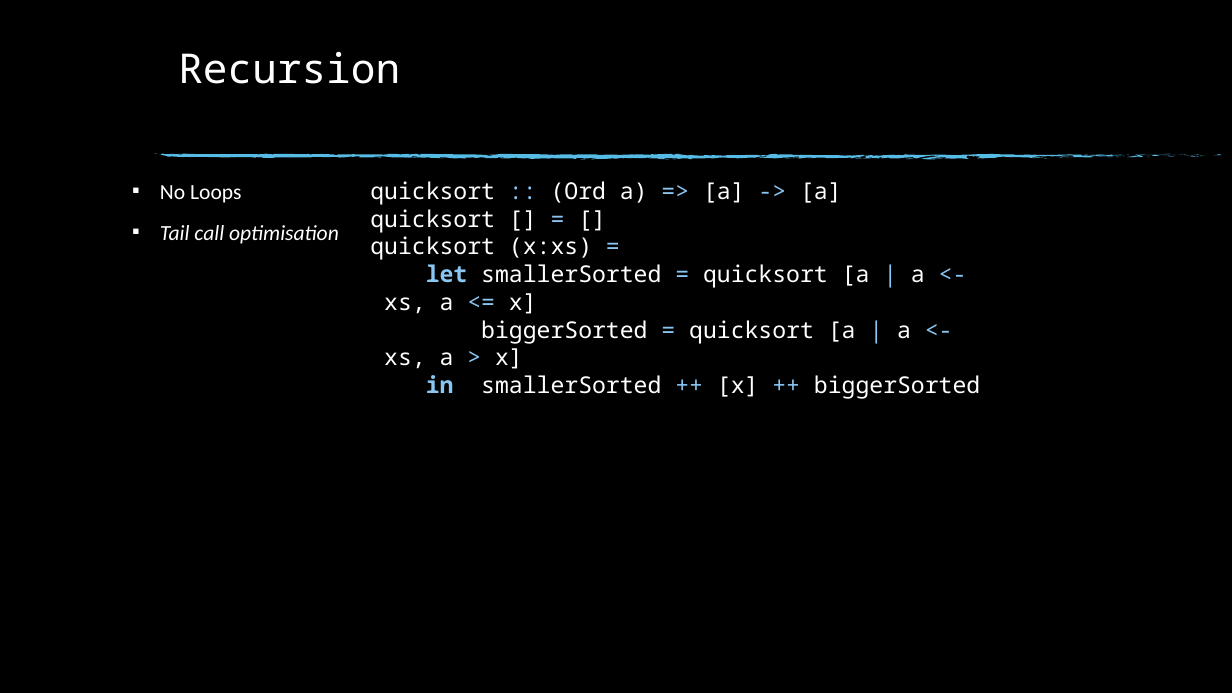
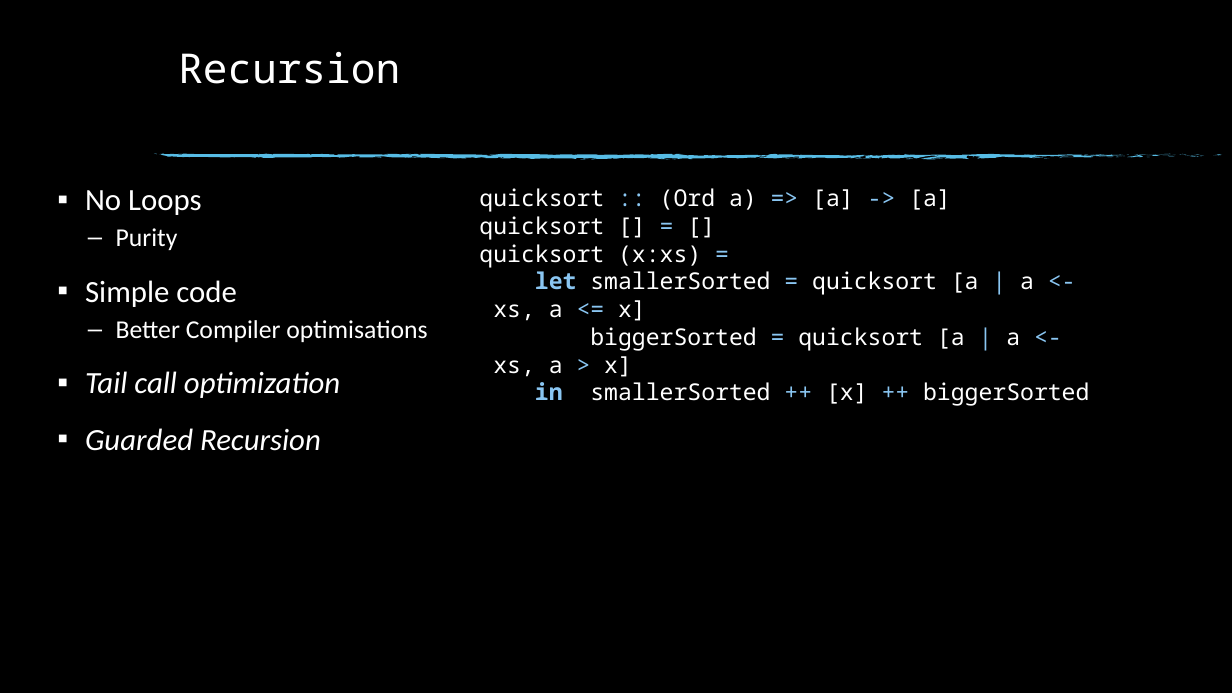
Before and after one commit to anuragjaiswal/haskell-ppt, a slide deck: slide 17 of Haskell.pptx (slide 29 before the commit). Drawn at 1232x693 pixels with LibreOffice and Linux fonts; fonts in the diff are those of the drawing; background and template pictures are left out. Boxes give left, top, right and bottom in pixels: in the first picture for what was removed or moved away, otherwise in the second. Text is boxed around its words. In the diff, an @@ line names an element or a change of style, - is before the commit and + after.

```diff
--- a/Haskell.pptx
+++ b/Haskell.pptx
@@ text "No Loops" moved from (x1=160, y1=185, x2=339, y2=244) to (x1=85, y1=190, x2=427, y2=451) @@
@@ text "quicksort :: (Ord a) => ..." moved from (x1=370, y1=181, x2=980, y2=399) to (x1=479, y1=188, x2=1089, y2=406) @@
@@ text at (x1=85, y1=190, x2=202, y2=215): size 16.8 to 24 pt in "No Loops"; line spacing 0.7 to 0.9 @@
@@ text at (x1=85, y1=228, x2=427, y2=451): text changed; size 16.8 to 24 pt; italic off @@
-▪ Tail call optimisation
+  – Purity
+▪ Simple code
+  – Better Compiler optimisations
+▪ Tail call optimization
+▪ Guarded Recursion
```
Also in this commit, not shown: 18 other slides changed, 5 slides added, 3 slides removed, 1 other file.
